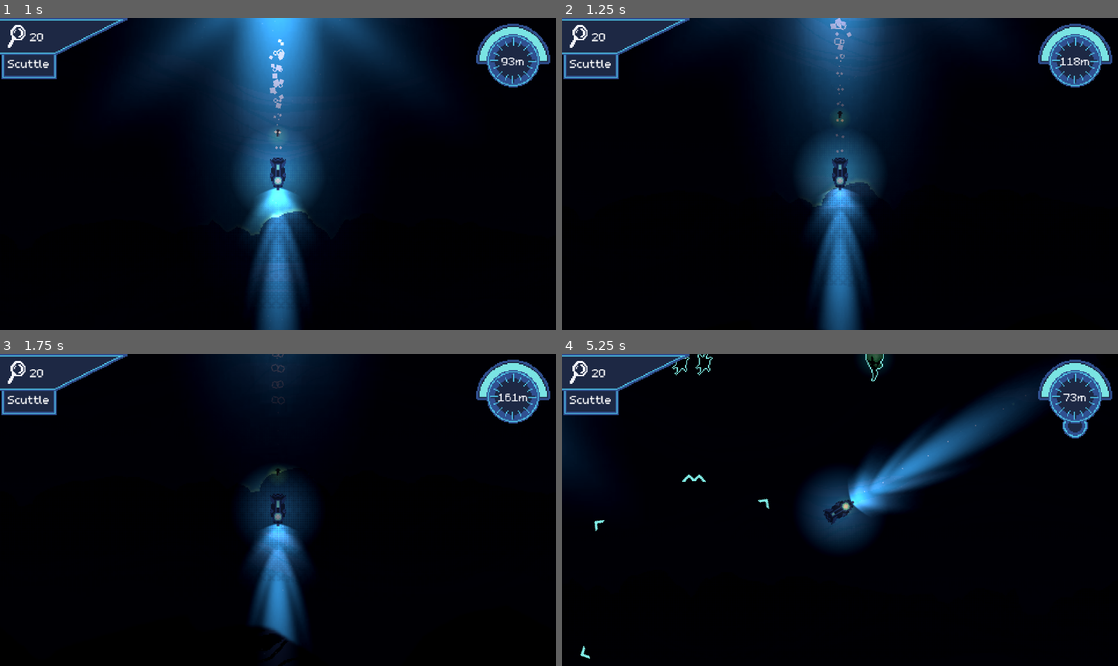
Above: before the commit, frames 1-4 (two rows, left to right).
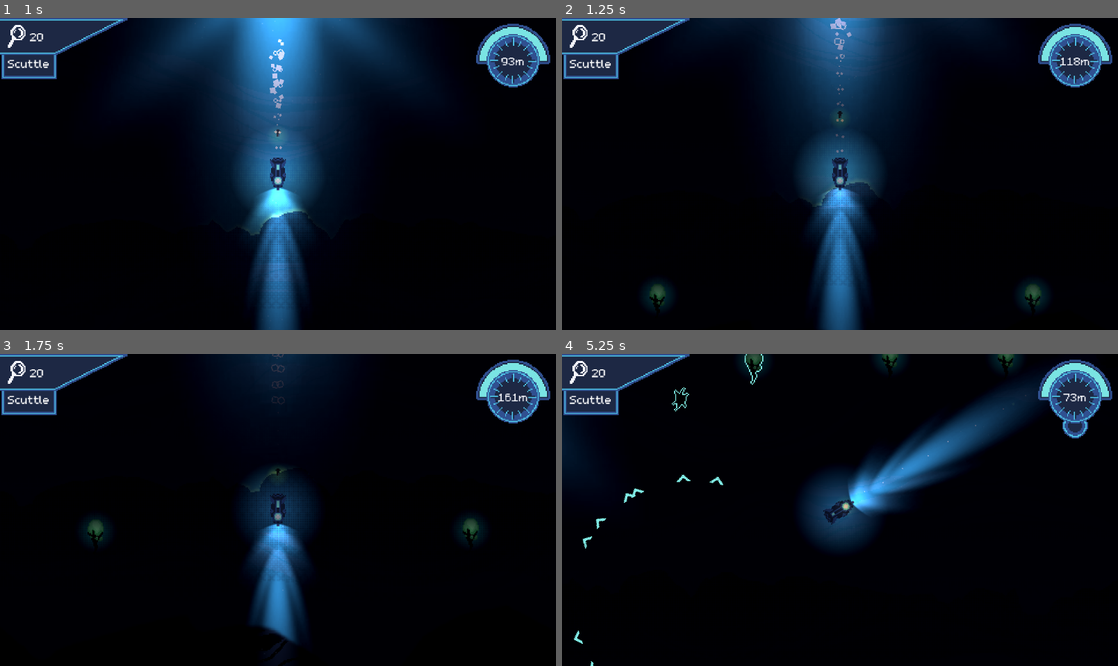
Above: after the commit, the same moments.

Repository: austingwatson/Depths
Game: Godot game, scene res://scenes/game.tscn
Same seed, same stepped clock (60 frames per second), same inputs: the game is played once before the commit and once after it. This scene is started directly instead of the project's main scene. Sound files missing from this copy of the repository are replaced by a short silence.
Inputs (mouse positions are in pixels of both pictures, inside the frame that each line leads up to):
- Up to frame 1 (1 s): tap Enter at 0.5 s; move the mouse to (400, 158) at 0.52 s; hold Space (thrust) from 0.53 s (still down); tap Mouse wheel down (change_weapon_down) at 0.6 s; click (400, 158) at 0.67 s
- Up to frame 2 (1.25 s): keep holding Space (thrust)
- Up to frame 3 (1.75 s): move the mouse to (166, 525) at 1.27 s; release Space (thrust) at 1.28 s; tap Mouse wheel up (change_weapon_up) at 1.35 s
- Up to frame 4 (5.25 s): move the mouse to (895, 441) at 2.02 s; hold Right mouse button (rotate) 2.03-2.78 s; hold Space (thrust) 2.03-3.53 s; move the mouse to (812, 572) at 2.77 s; click (812, 572) at 2.85 s; move the mouse to (1006, 556) at 3.52 s; tap Shift (sonar) at 3.6 s; move the mouse to (673, 463) at 4.27 s; tap Mouse wheel down (change_weapon_down) at 4.35 s; move the mouse to (867, 510) at 5.02 s; tap Mouse wheel up (change_weapon_up) at 5.1 s; click (867, 510) at 5.17 s

Frame 1 is identical in both runs. In frame 2, 0.6% of the frame differs, in the area x 14-88%, y 84-94%; in frame 3, 0.5%; in frame 4, 1.2%, in the area x 2-83%, y 0-100%.

Commit message:
spawn changes

Diff:
--- a/scenes/game.tscn
+++ b/scenes/game.tscn
@@ -54,8 +54,8 @@
 
 [sub_resource type="Curve" id="Curve_264po"]
 _limits = [1.0, 10.0, 0.0, 10000.0]
-_data = [Vector2(10000, 3), 0.0, 0.0, 0, 0]
-point_count = 1
+_data = [Vector2(0, 1), 0.0, 0.0, 0, 0, Vector2(1585.76, 5.41776), 0.0, 0.0, 0, 0, Vector2(10000, 5.41776), 0.0, 0.0, 0, 0]
+point_count = 3
 
 [sub_resource type="Curve" id="Curve_1kice"]
 _limits = [0.0, 10.0, 0.0, 10000.0]
@@ -73,9 +73,9 @@
 point_count = 4
 
 [sub_resource type="Curve" id="Curve_bt5mj"]
-_limits = [1.0, 10.0, 0.0, 10000.0]
-_data = [Vector2(10000, 3), 0.0, 0.0, 0, 0]
-point_count = 1
+_limits = [1.0, 20.0, 0.0, 10000.0]
+_data = [Vector2(1618.12, 20), 0.0, 0.0, 0, 0, Vector2(3106.8, 10.4876), 0.0, 0.0, 0, 0, Vector2(9935.28, 10.3264), 0.0, 0.0, 0, 0]
+point_count = 3
 
 [sub_resource type="Curve" id="Curve_sww3w"]
 _limits = [0.0, 10.0, 0.0, 10000.0]
@@ -93,9 +93,9 @@
 point_count = 1
 
 [sub_resource type="Curve" id="Curve_qouja"]
-_limits = [0.0, 1.0, 0.0, 10000.0]
-_data = [Vector2(6828.48, 1), 0.0, 0.0, 0, 0]
-point_count = 1
+_limits = [0.0, 20.0, 0.0, 10000.0]
+_data = [Vector2(5436.89, 20), 0.0, 0.0, 0, 0, Vector2(9644.01, 9.13838), 0.0, 0.0, 0, 0]
+point_count = 2
 
 [sub_resource type="Curve" id="Curve_wljb1"]
 _limits = [0.0, 10.0, 0.0, 10000.0]
@@ -114,8 +114,8 @@
 
 [sub_resource type="Curve" id="Curve_gxtfn"]
 _limits = [0.0, 10.0, 0.0, 10000.0]
-_data = [Vector2(10000, 3), 0.0, 0.0, 0, 0]
-point_count = 1
+_data = [Vector2(0, 0), 0.0, 0.0, 0, 0, Vector2(485.437, 4.99347), 0.0, 0.0, 0, 0, Vector2(1423.95, 5.3329), 0.00196655, 0.00196655, 0, 0, Vector2(6569.58, 10), 0.0, 0.0, 0, 0, Vector2(10000, 6.18146), 0.0, 0.0, 0, 0]
+point_count = 5
 
 [sub_resource type="Curve" id="Curve_twgab"]
 _limits = [0.0, 10.0, 0.0, 10000.0]
@@ -133,9 +133,9 @@
 point_count = 1
 
 [sub_resource type="Curve" id="Curve_7025r"]
-_limits = [0.0, 1.0, 0.0, 10000.0]
-_data = [Vector2(5501.62, 0.584204), 0.0, 0.0, 0, 0]
-point_count = 1
+_limits = [0.0, 20.0, 0.0, 10000.0]
+_data = [Vector2(2589, 20), 0.0, 0.0, 0, 0, Vector2(5016.18, 14.5692), 0.0, 0.0, 0, 0, Vector2(8996.76, 10.1567), 0.0, 0.0, 0, 0]
+point_count = 3
 
 [sub_resource type="Environment" id="Environment_lbhrr"]
 background_mode = 3
